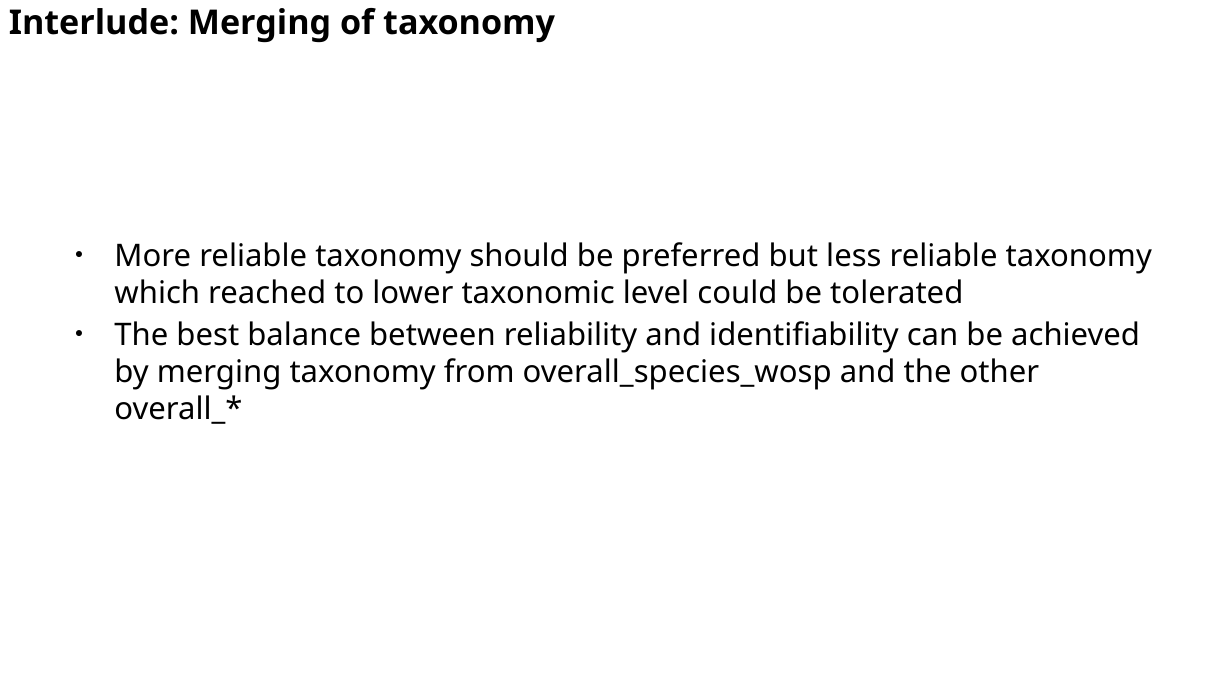
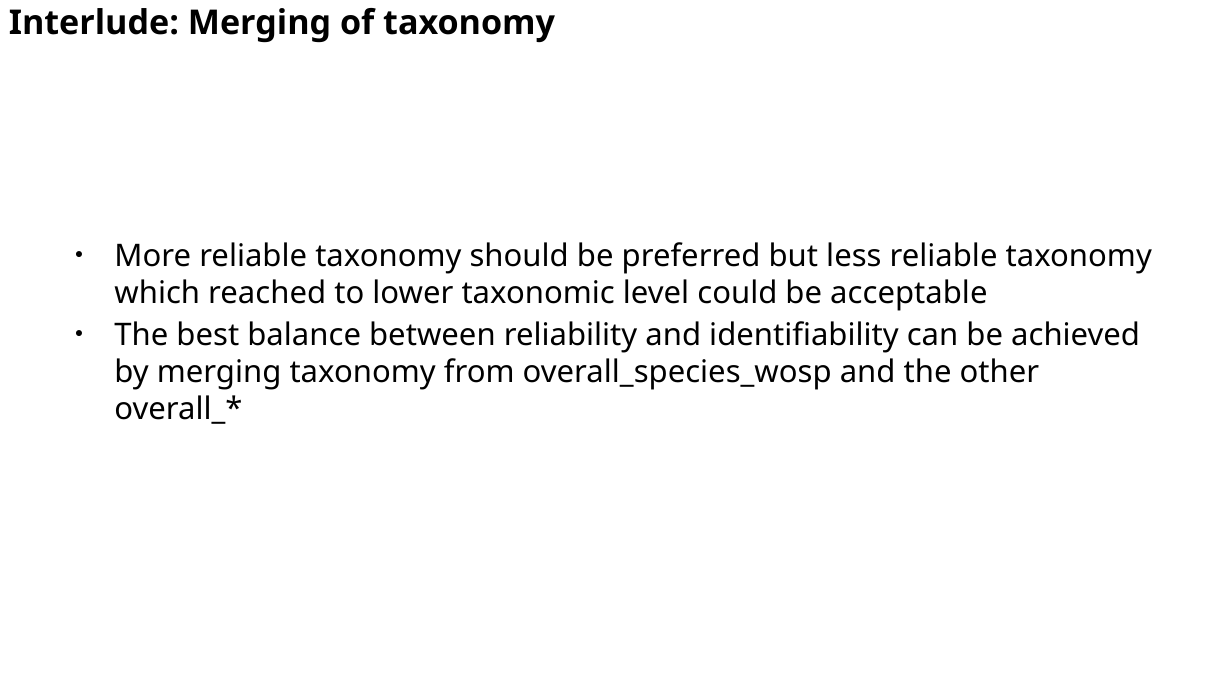
Before and after one commit to astanabe/ClaidentTutorial, a slide deck: slide 53 of AutumnSchool20201115.odp. Drawn at 1232x693 pixels with LibreOffice and Linux fonts; fonts in the diff are those of the drawing. Boxes give left, top, right and bottom in pixels: in the first picture for what was removed or moved away, otherwise in the second. Text is boxed around its words. In the diff, an @@ line names an element or a change of style, - is before the commit and + after.

```diff
--- a/AutumnSchool20201115.odp
+++ b/AutumnSchool20201115.odp
@@ text at (x1=114, y1=242, x2=1152, y2=311): text changed @@
-● More reliable taxonomy should be preferred but less reliable taxonomy which reached to lower taxonomic level could be tolerated
+● More reliable taxonomy should be preferred but less reliable taxonomy which reached to lower taxonomic level could be acceptable
```
Also in this commit, not shown: 6 other slides changed, 1 other file.
